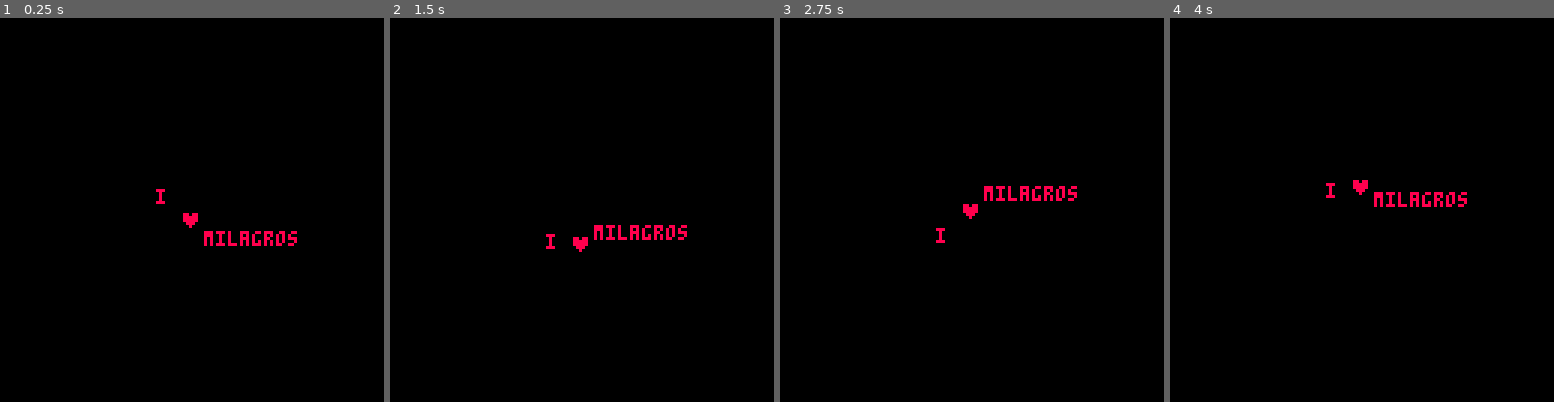
Above: before the commit, frames 1-4 (left to right).
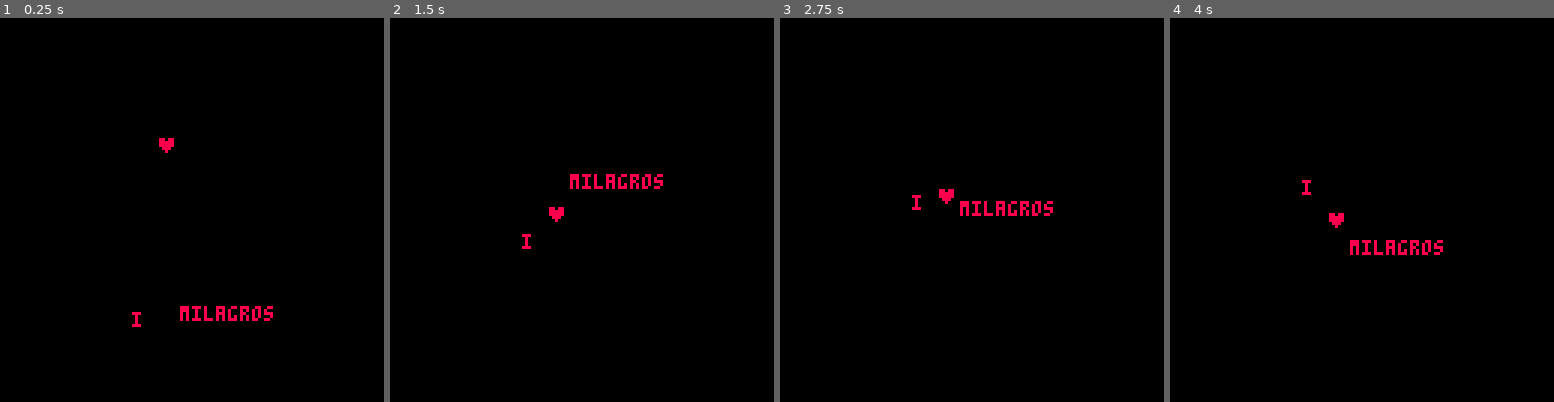
Above: after the commit, the same moments.

Repository: 6ilberM/dodopico
Game: PICO-8 cartridge ap/mlove.p8
Same seed, same stepped clock (60 frames per second), same inputs: the game is played once before the commit and once after it.
Inputs:
- Up to frame 1 (0.25 s): no input
- Up to frame 2 (1.5 s): no input
- Up to frame 3 (2.75 s): no input
- Up to frame 4 (4 s): no input

The runs differ from the first frame. In frame 1, 1.3% of the frame differs, in the area x 34-78%, y 31-81%; in frame 2, 1.3%; in frame 3, 1.2%; in frame 4, 1.3%.

Commit message:
Love ya!

Diff:
--- a/ap/mlove.p8
+++ b/ap/mlove.p8
@@ -12,39 +12,41 @@
 x = 64-20
 y = 64
 
-actors= {}
+world= {}
 
 for i=1,3 do
 a = {}
 
 a.txt = txt[i]
-a.x = x+i*8
+a.x = x+(i-1) * 8
 a.y = y
-
-add(actors,a)
+a.dx=1
+a.dy=0
+a.col = 8
+add(world,a)
 end
 
 end
 
 function _update()
-
 rate+=1/30
 
 for i=1,3 do
-actors[i].y= 64 + (10 * sin(i/8+rate))
+
+world[i].y= (10 * sin(world[i].x+i/4+rate))
+world[i].y+= (10 * sin( i/2+rate)/time())
+world[i].y+= 64
+if rate % 2 == 0 then
+world[i].col= rnd(6 ,8) end
 end
-
 end
 
 function _draw()
 cls()
 
 for i=1,3 do
- print(actors[i].txt, actors[i].x, actors[i].y, 8)
+ print(world[i].txt, world[i].x, world[i].y, world[i].col)
 end
-
-
-
 end
 __gfx__
 00000000000000000000000000000000000000000000000000000000000000000000000000000000000000000000000000000000000000000000000000000000
